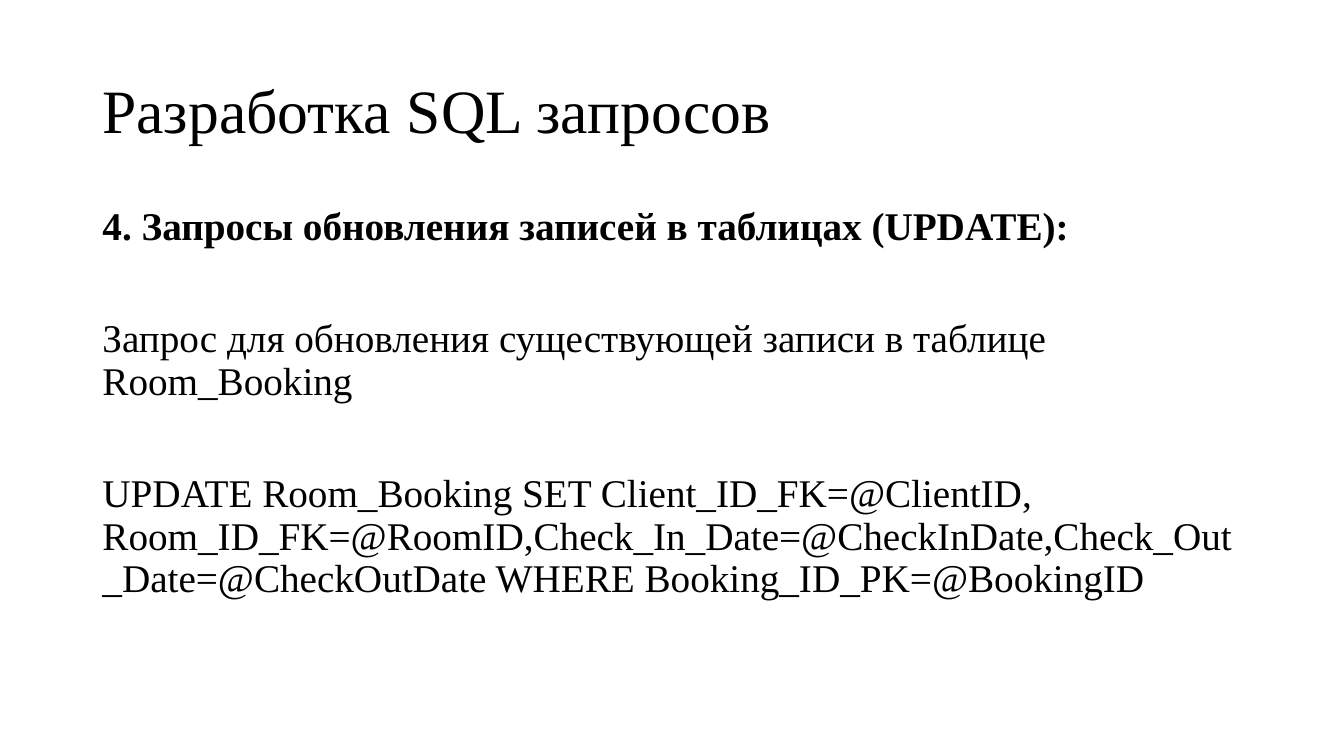
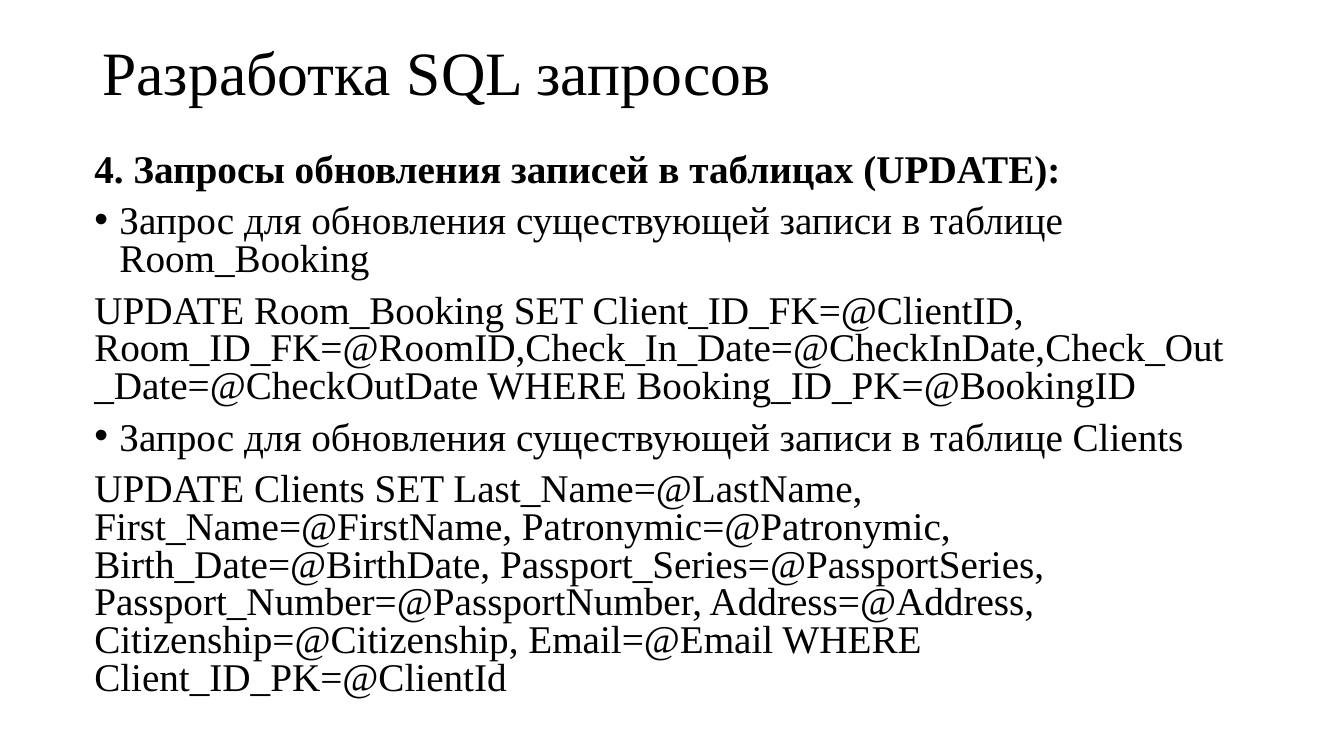
Before and after one commit to depxd/hotel3, a slide deck: slide 11 of Презентаци АИС гостницы.pptx. Drawn at 1344x756 pixels with LibreOffice and Linux fonts; fonts in the diff are those of the drawing. Boxes give left, top, right and bottom in pixels: in the first picture for what was removed or moved away, otherwise in the second. Text is boxed around its words. In the diff, an @@ line names an element or a change of style, - is before the commit and + after.

Commit message:
Исправлена презенатция(добавлено большо запросов и исправлены изображения) Исправлена ПЗ(добавлены ссылки на литературу в тексте).

```diff
--- a/Презентаци АИС гостницы.pptx
+++ b/Презентаци АИС гостницы.pptx
@@ title "Разработка SQL запросов": place and size @@
-title "Разработка SQL запросов" at (102,89,770,144)
+title "Разработка SQL запросов" at (102,51,770,106)
@@ text "4. Запросы обновления записей в ...": place and size @@
-text "4. Запросы обновления записей в ..." at (102,212,1231,600)
+text "4. Запросы обновления записей в ..." at (94,155,1223,698)
@@ text at (94,155,1223,407): line spacing 0.9 to 0.8; bullet none to • @@
@@ text at (94,423,1184,698): paragraphs added @@
+• Запрос для обновления существующей записи в таблице Clients
+UPDATE Clients SET Last_Name=@LastName, First_Name=@FirstName, Patronymic=@Patronymic, Birth_Date=@BirthDate, Passport_Series=@PassportSeries, Passport_Number=@PassportNumber, Address=@Address, Citizenship=@Citizenship, Email=@Email WHERE Client_ID_PK=@ClientId
```
Also in this commit, not shown: 18 other slides changed, 2 other files.
